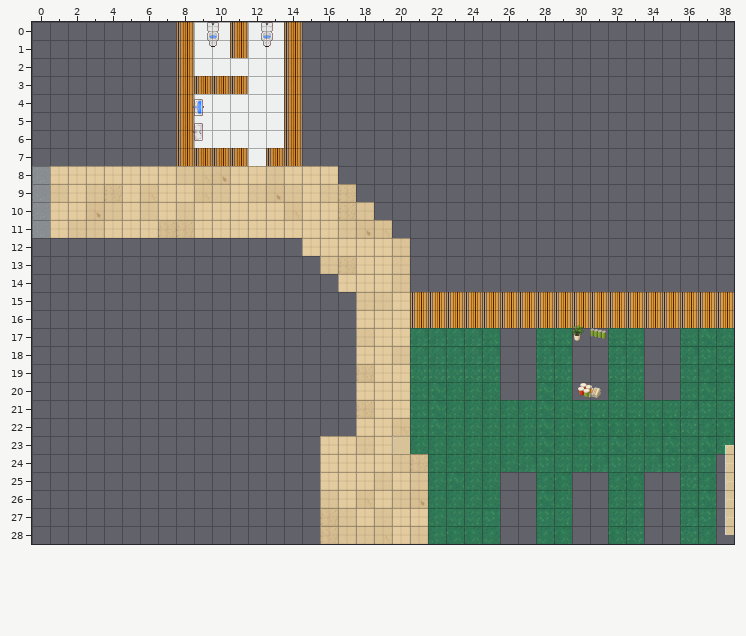
A Tiled map (JSON) gets an edit: public/assets/maps/classroom.tmj. This is how it looked before the edit.
Cells are 32x32 px. Shown: x 0..38, y 0..28.
After the commit:
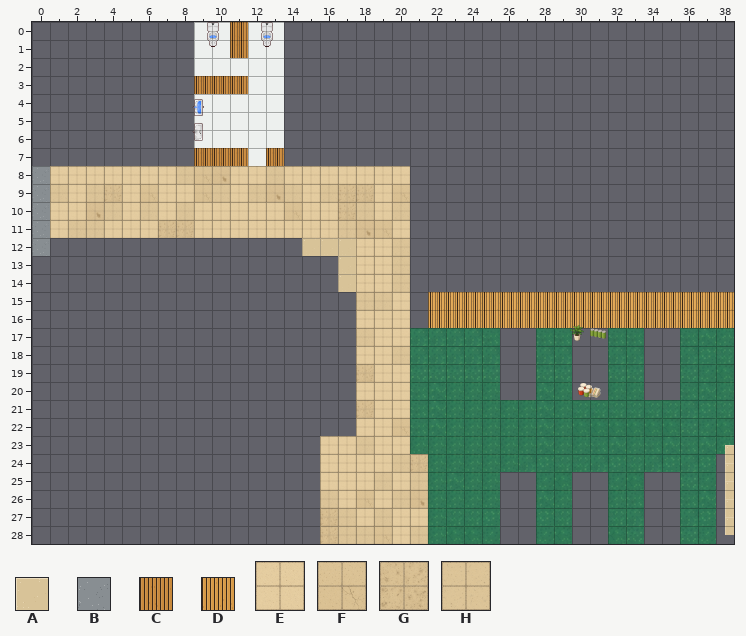
Key: from "floorsbase": A 10, B 21, C 34, D 50; from "worn-beige-clean": E 0; from "worn-beige-cracked": F 0; from "worn-beige-dirty": G 0; from "worn-beige-worn": H 0.
_ is an empty cell.
Objects are placed by their top-left corner, in cells (3,4 is the top-left corner of cell 3,4); size is 1x1 cell unless given.
Diff:
Layer "Floor":
y 12: x 0 _ -> B
y 13: x 16 A -> _
Layer "FloorDetails":
added: E at 18,8
added: E at 19,8
added: E at 20,8
added: E at 17,8
added: G at 18,9
added: E at 19,9
added: F at 20,9
added: E at 19,10
added: H at 20,10
added: E at 20,11
added: E at 20,23
removed: E at 15,12
removed: E at 16,12
removed: E at 17,12
removed: H at 16,13
removed: G at 17,13
removed: E at 17,14
Layer "Walls":
y 0..7: x 8 C -> _; x 14 C -> _
y 15..16: x 21 D -> _
y 23: x 20 A -> _
Boxes around the changes in both pictures, in picture pixels (x1, y1, x2, y2):
removed: (176, 22, 194, 166)
removed: (284, 22, 302, 166)
added: (338, 166, 410, 238)
added: (32, 238, 50, 256)
removed: (302, 238, 356, 292)
removed: (410, 292, 428, 328)
changed: (392, 436, 410, 454)
